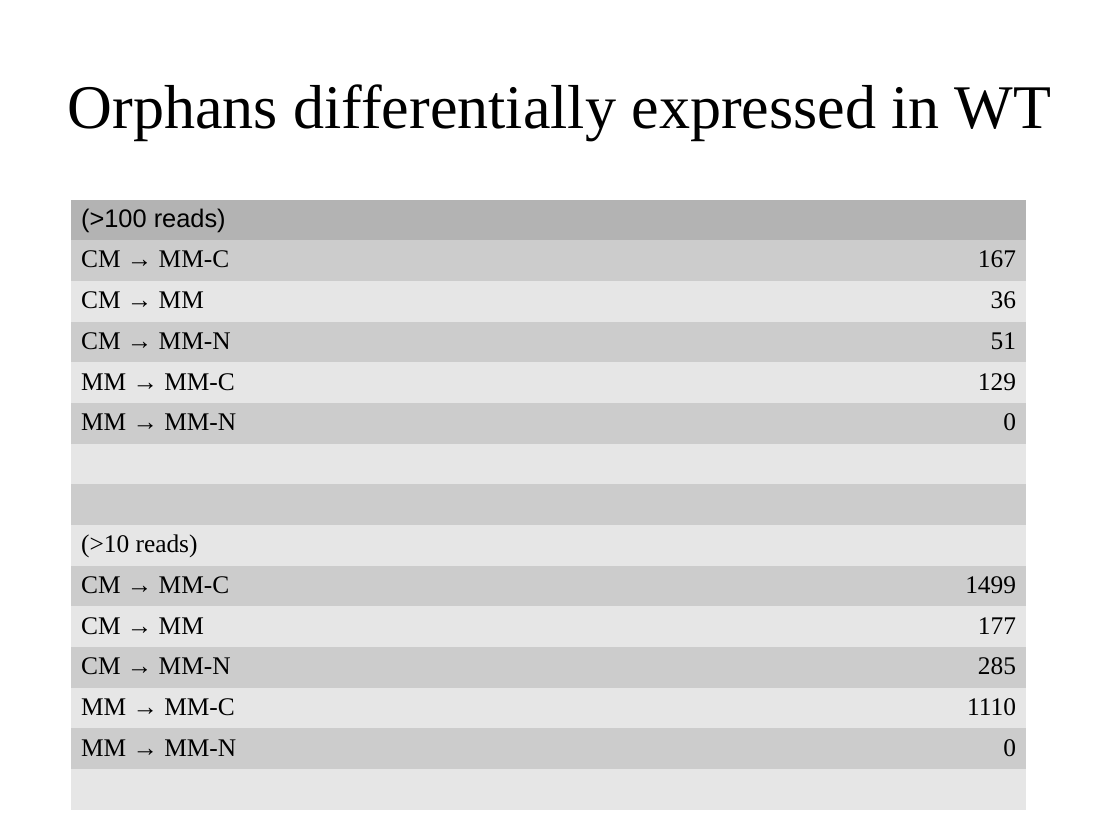
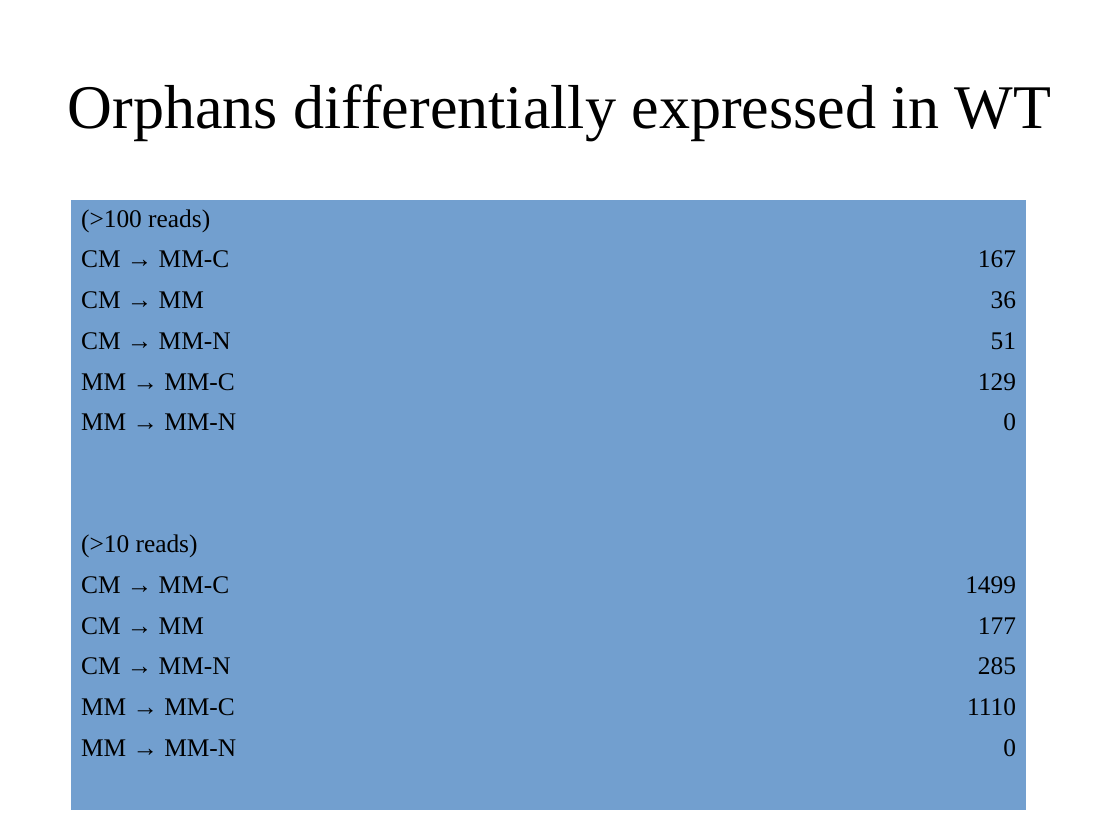
Before and after one commit to wilkinsonlab/m-oryzae-polya, a slide deck: slide 18 of doc/version_21/oryzae_presentation.odp. Drawn at 1120x840 pixels with LibreOffice and Linux fonts; fonts in the diff are those of the drawing. Boxes give left, top, right and bottom in pixels: in the first picture for what was removed or moved away, otherwise in the second. Text is boxed around its words. In the diff, an @@ line names an element or a change of style, - is before the commit and + after.

```diff
--- a/doc/version_21/oryzae_presentation.odp
+++ b/doc/version_21/oryzae_presentation.odp
@@ table at (71,199,1026,783) @@
@@ fill #B3B3B3 to #729FCF in row 1 @@
@@ fill #CCCCCC to #729FCF in 14 cells @@
@@ fill #E6E6E6 to #729FCF in 14 cells @@
@@ font Arial to Times New Roman in "(>100 reads)" @@
```
Also in this commit, not shown: 36 other slides changed, 2 slides added, 4 slides removed, 19 other files.
